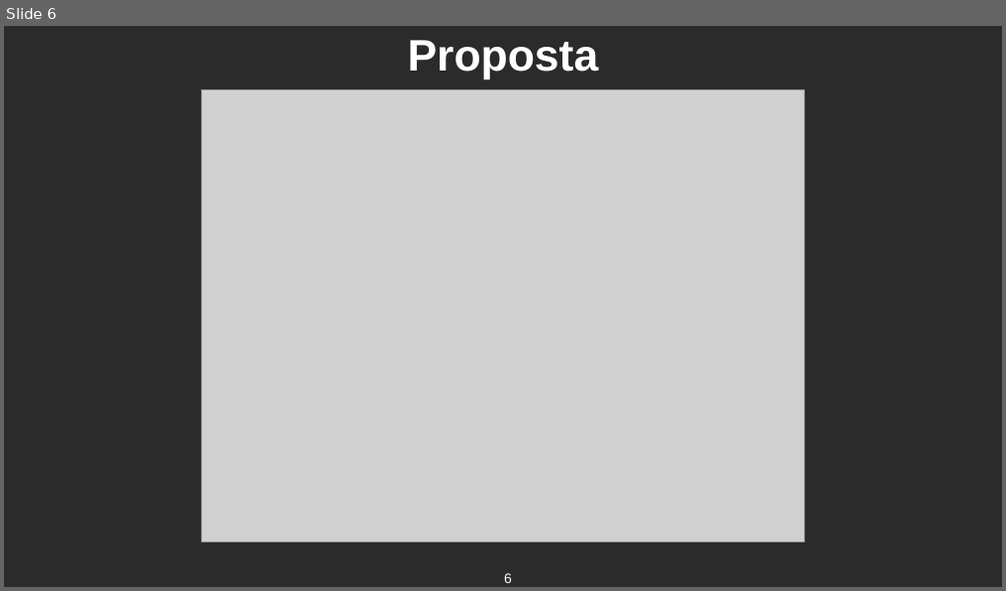
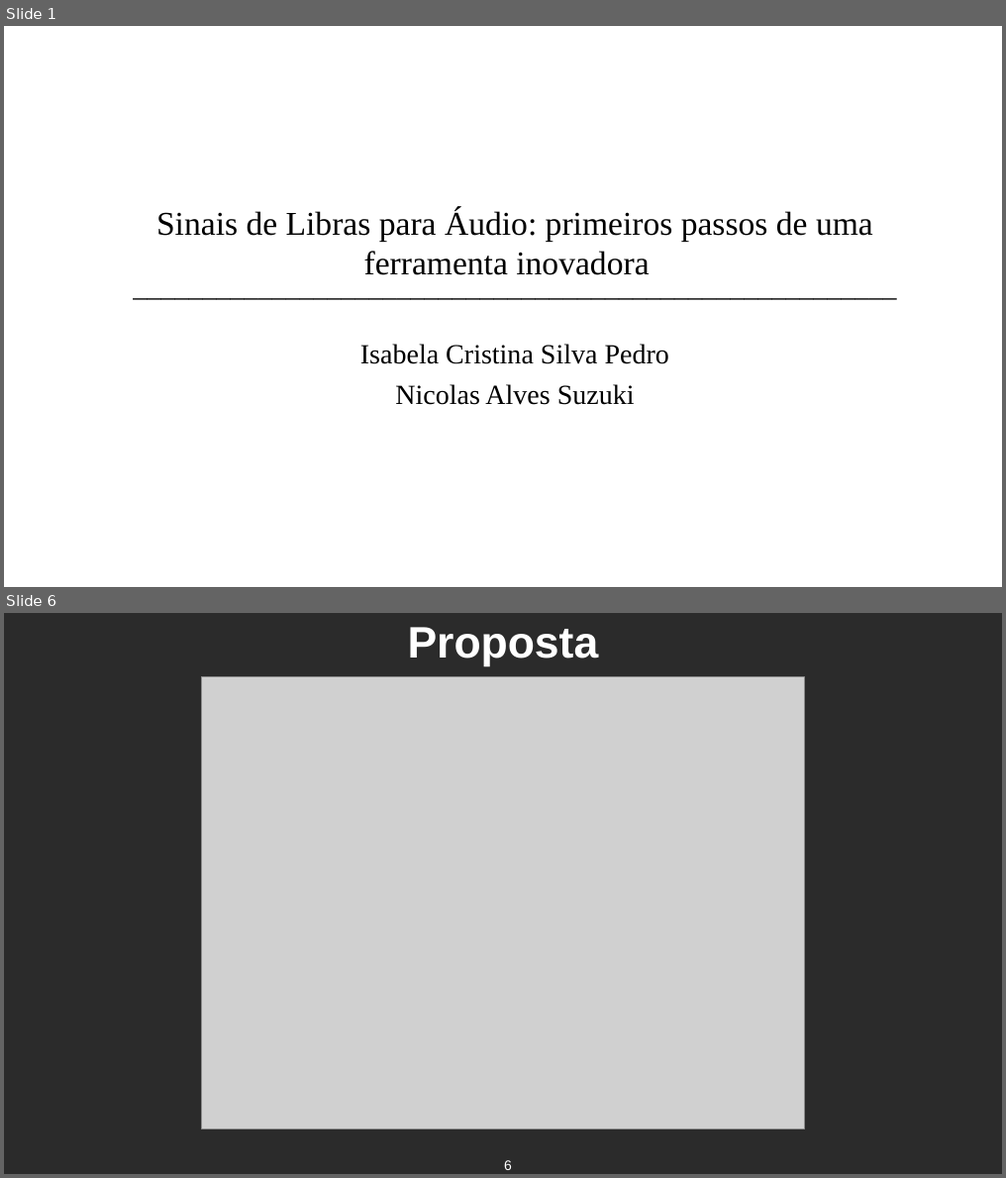
Before and after one commit to NicolasSuzuki/Sing-Language-Translate, a slide deck: Cópia de presentation_template_WIA.pptx. Shown one above the other, each under a label of ours: slide 6 before the commit, slides 1 and 6 after it; the slides between them are not shown. The pictures are 1006x591 and 1006x1178 pixels, drawn with LibreOffice and Linux fonts; fonts in the diff are those of the drawing; grey boxes stand for pictures; background and template pictures are left out; a plain dark background stands for a picture behind light text. Boxes give left, top, right and bottom in pixels: in the first picture for what was removed or moved away, otherwise in the second. Text is boxed around its words. In the diff, an @@ line names an element or a change of style, - is before the commit and + after.

```diff
--- a/Cópia de presentation_template_WIA.pptx
+++ b/Cópia de presentation_template_WIA.pptx
@@ slide 1 added at (x1=4, y1=26, x2=1002, y2=587), background picture (left out) @@
@@ text added at (x1=156, y1=208, x2=873, y2=275), 24 pt, text #000000 @@
+Sinais de Libras para Áudio: primeiros passos de uma ferramenta inovadora
@@ text added at (x1=90, y1=260, x2=942, y2=313), 20 pt, text #000000 @@
+_______________________________________________________
@@ text added at (x1=360, y1=344, x2=669, y2=405), 20 pt, text #000000 @@
+Isabela Cristina Silva Pedro
+Nicolas Alves Suzuki
@@ page number added at (x1=484, y1=557, x2=522, y2=587), 10 pt, text #FFFFFF @@
+1
```
Also in this commit, not shown: 7 slides changed, 1 other slide added, 4 slides removed.
